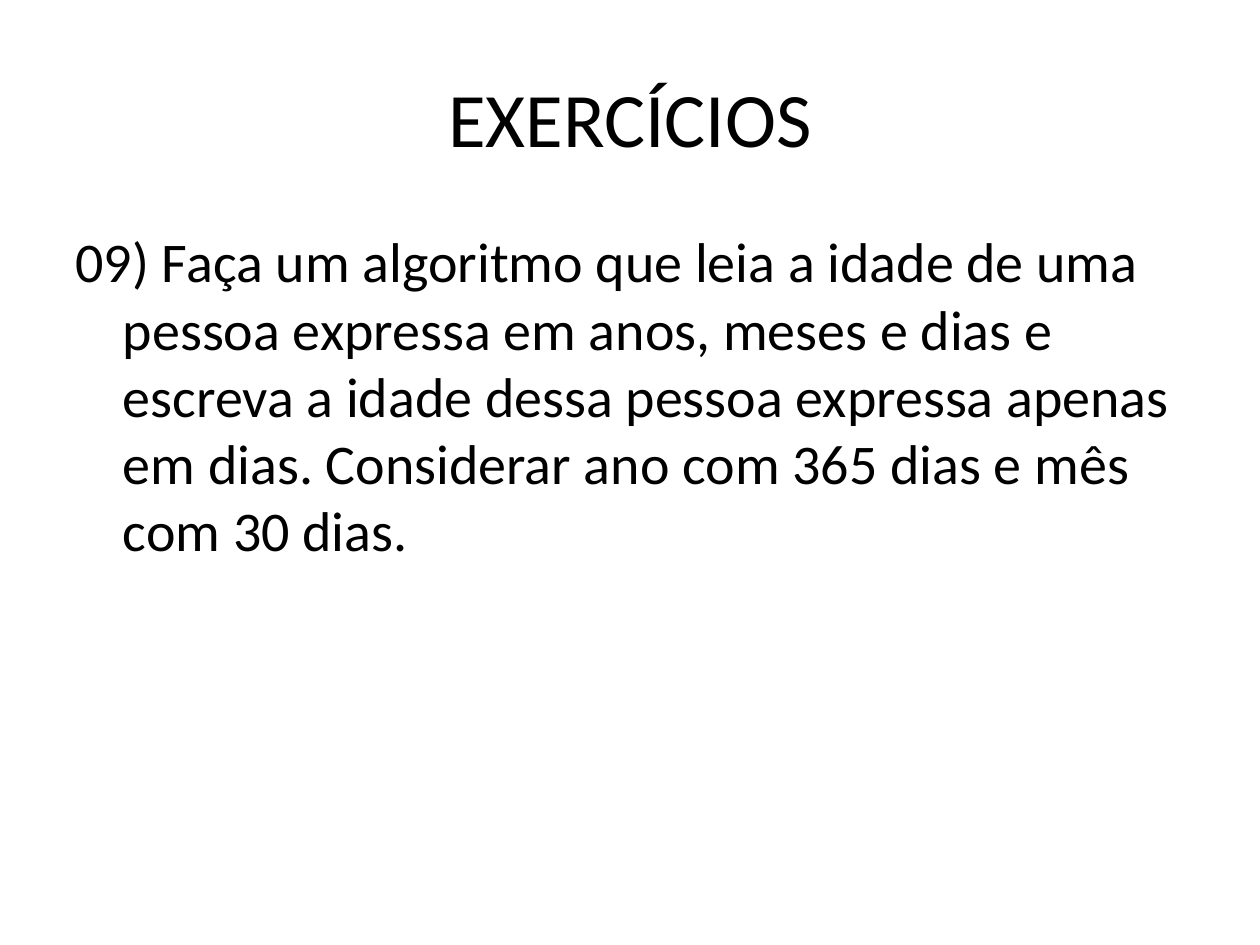
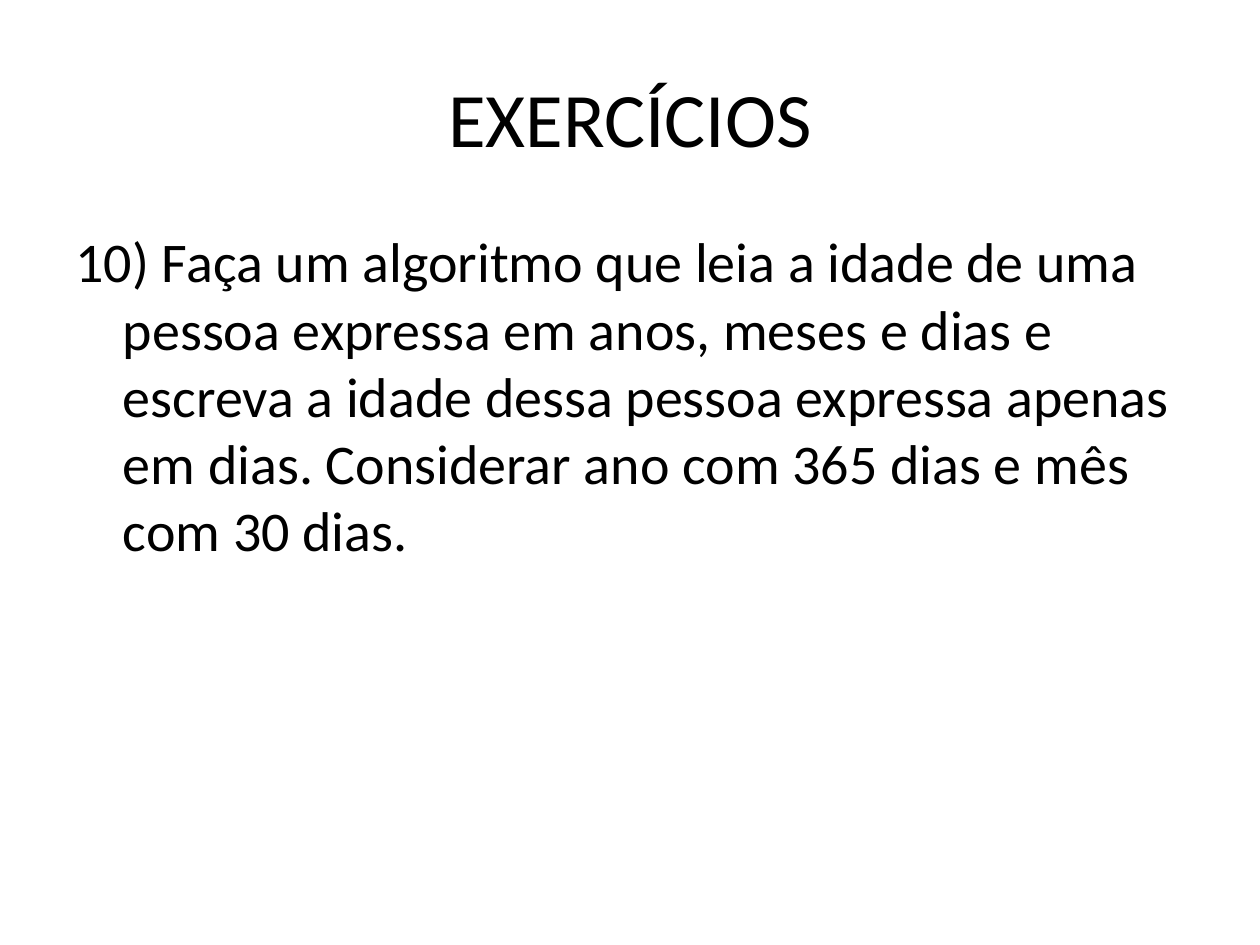
Before and after one commit to ViniciusRodrigues0078/AtividadesVisualG, a slide deck: slide 12 of EXERCÍCIOS_aula_10.pptx. Drawn at 1260x945 pixels with LibreOffice and Linux fonts; fonts in the diff are those of the drawing. Boxes give left, top, right and bottom in pixels: in the first picture for what was removed or moved away, otherwise in the second. Text is boxed around its words. In the diff, an @@ line names an element or a change of style, - is before the commit and + after.

```diff
--- a/EXERCÍCIOS_aula_10.pptx
+++ b/EXERCÍCIOS_aula_10.pptx
@@ text at bbox=[76, 241, 1168, 552]: text changed @@
-09) Faça um algoritmo que leia a idade de uma pessoa expressa em anos, meses e dias e escreva a idade dessa pessoa expressa apenas em dias. Considerar ano com 365 dias e mês com 30 dias.
+10) Faça um algoritmo que leia a idade de uma pessoa expressa em anos, meses e dias e escreva a idade dessa pessoa expressa apenas em dias. Considerar ano com 365 dias e mês com 30 dias.
```
Also in this commit, not shown: 8 other slides changed, 1 slide removed, 7 other files.
